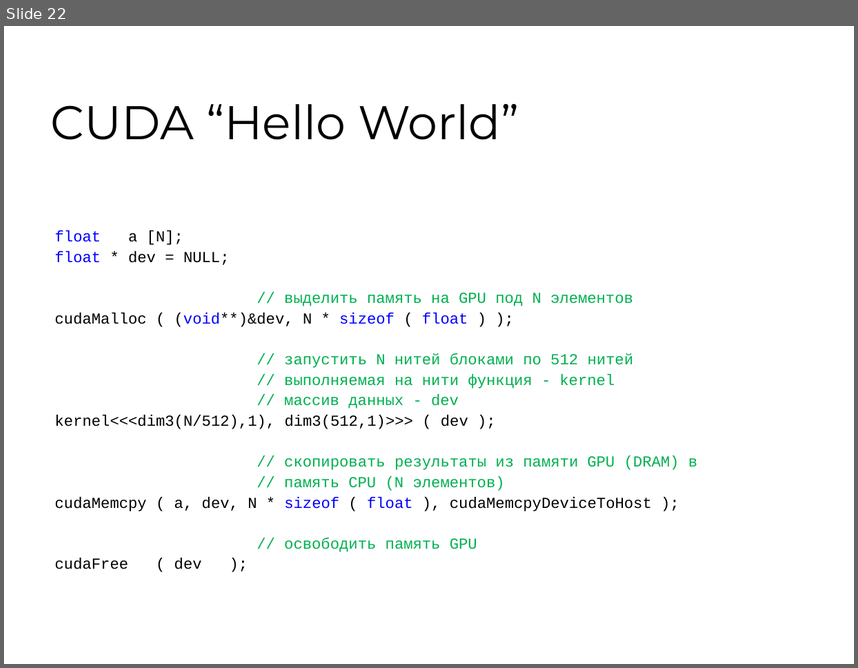
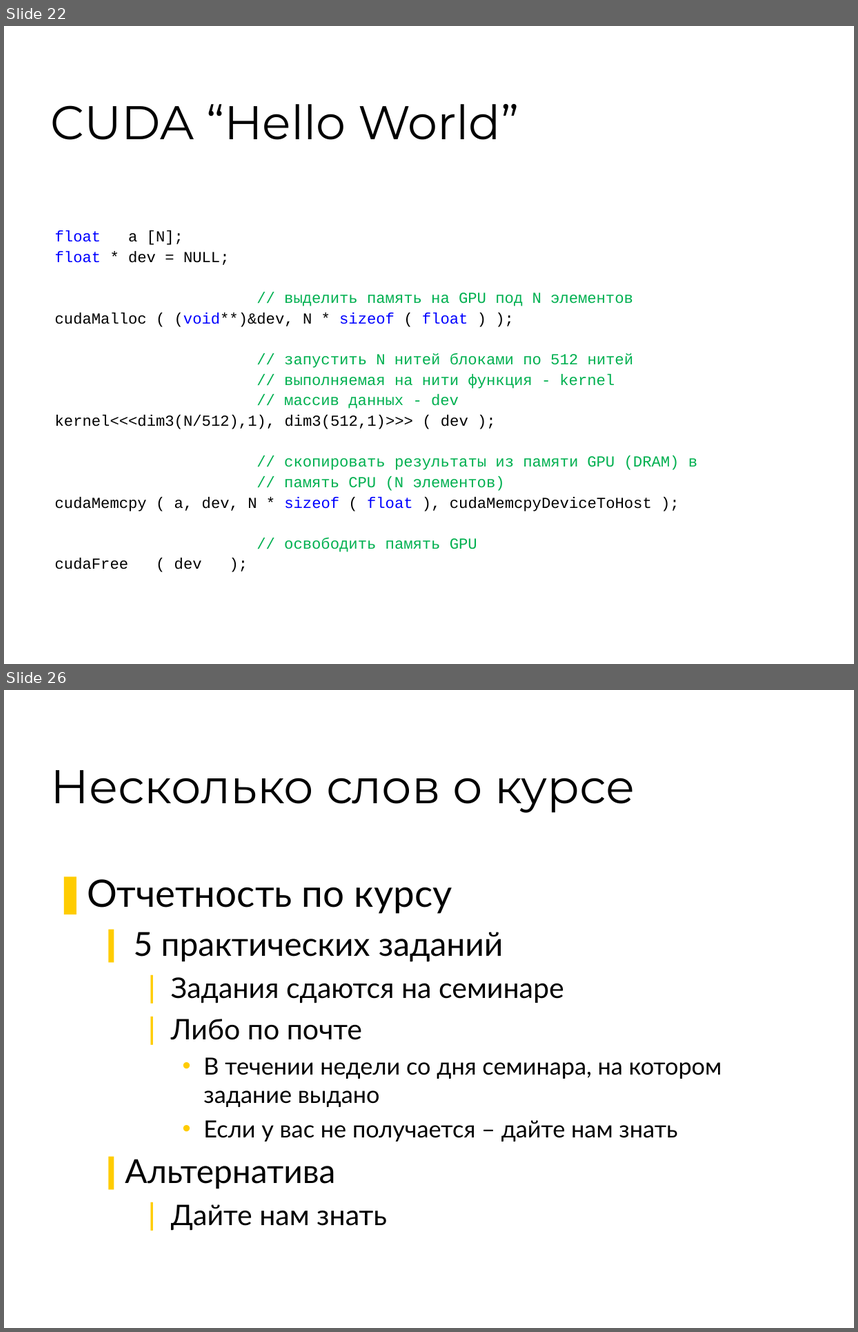
Before and after one commit to 7633/msu-cuda-course, a slide deck: Lectures/L1 24022009/Lection-1.ppt. Shown one above the other, each under a label of ours: slide 22 before the commit, slides 22 and 26 after it; the slides between them are not shown. The pictures are 858x668 and 858x1332 pixels, drawn with LibreOffice and Linux fonts; fonts in the diff are those of the drawing; background and template pictures are left out. Boxes give left, top, right and bottom in pixels: in the first picture for what was removed or moved away, otherwise in the second. Text is boxed around its words. In the diff, an @@ line names an element or a change of style, - is before the commit and + after.

```diff
--- a/Lectures/L1 24022009/Lection-1.ppt
+++ b/Lectures/L1 24022009/Lection-1.ppt
@@ slide 26 added at box(4, 690, 854, 1328), background #FFFFFF @@
@@ title added at box(50, 770, 635, 813), 40 pt, text #000000 @@
+Несколько слов о курсе
@@ text added at box(87, 879, 722, 1230), 20 pt, text #000000 @@
+❚ Отчетность по курсу
+  ❙ 5 практических заданий
+    ❘ Задания сдаются на семинаре
+    ❘ Либо по почте
+      • В течении недели со дня семинара, на котором задание выдано
+      • Если у вас не получается – дайте нам знать
+  ❙ Альтернатива
+    ❘ Дайте нам знать
```
Also in this commit, not shown: 6 slides changed, 5 other slides added, 3 slides removed.
